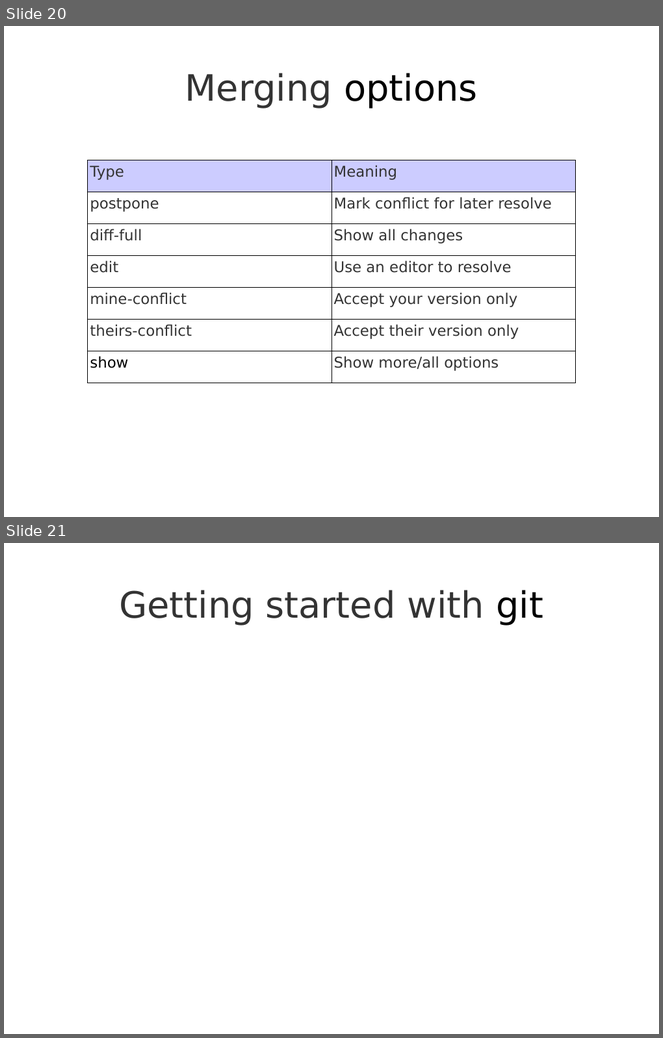
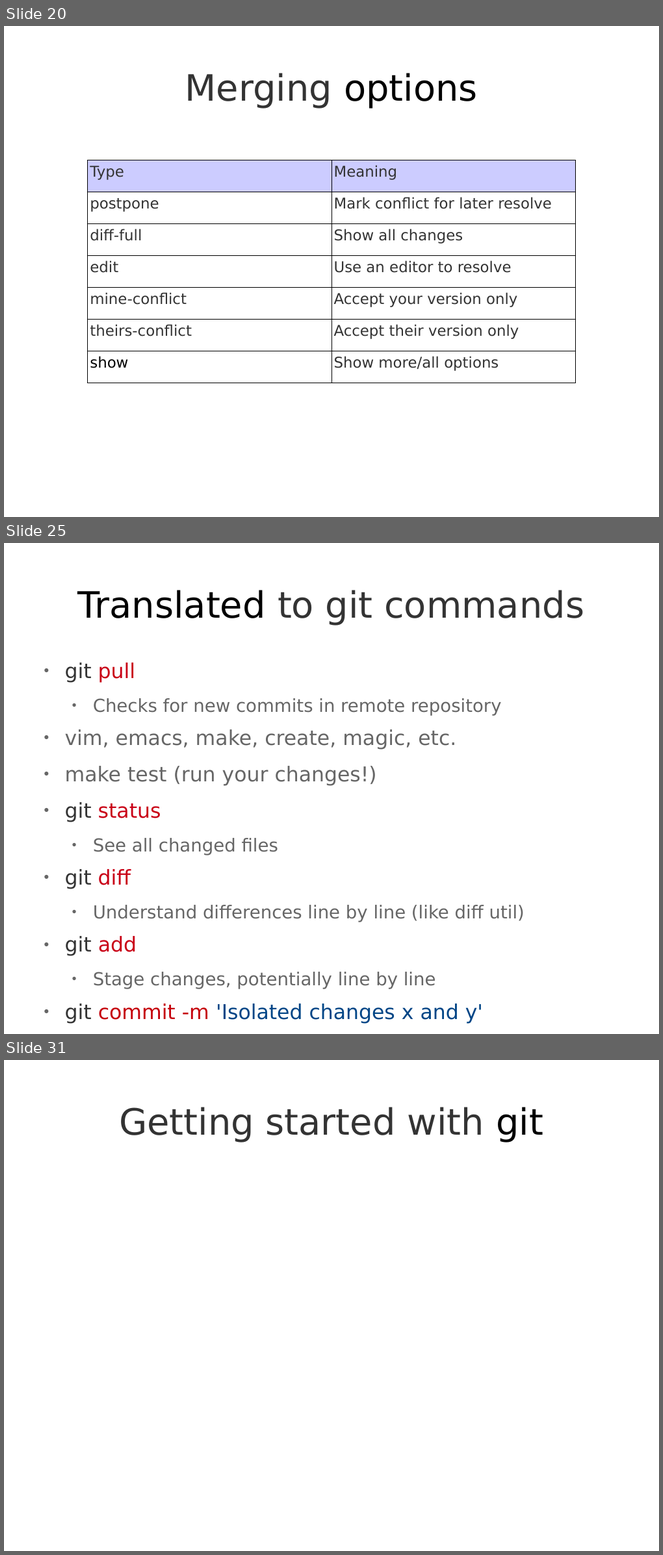
Before and after one commit to theonewolf/15-441-Recitation-Sessions, a slide deck: recitation2/src/recitation2.odp. Shown one above the other, each under a label of ours: slides 20 and 21 before the commit, slides 20, 25 and 31 after it; the slides between them are not shown. The pictures are 663x1038 and 663x1555 pixels, drawn with LibreOffice and Linux fonts; fonts in the diff are those of the drawing. Boxes give left, top, right and bottom in pixels: in the first picture for what was removed or moved away, otherwise in the second. Text is boxed around its words. In the diff, an @@ line names an element or a change of style, - is before the commit and + after.

```diff
--- a/recitation2/src/recitation2.odp
+++ b/recitation2/src/recitation2.odp
@@ slide 25 added at box(4, 543, 659, 1034), background #FFFFFF @@
@@ title added at box(78, 590, 584, 626), 44 pt, text #333333 @@
+Translated to git commands
@@ text added at box(65, 663, 525, 1024), 21.7 pt, text #666666 @@
+● git pull
+  ● Checks for new commits in remote repository
+● vim, emacs, make, create, magic, etc.
+● make test (run your changes!)
+● git status
+  ● See all changed files
+● git diff
+  ● Understand differences line by line (like diff util)
+● git add
+  ● Stage changes, potentially line by line
+● git commit -m 'Isolated changes x and y'
+● git push
@@ what was slide 21 is now slide 31 @@
```
Also in this commit, not shown: 1 slide changed, 10 other slides added, 1 slide removed.
